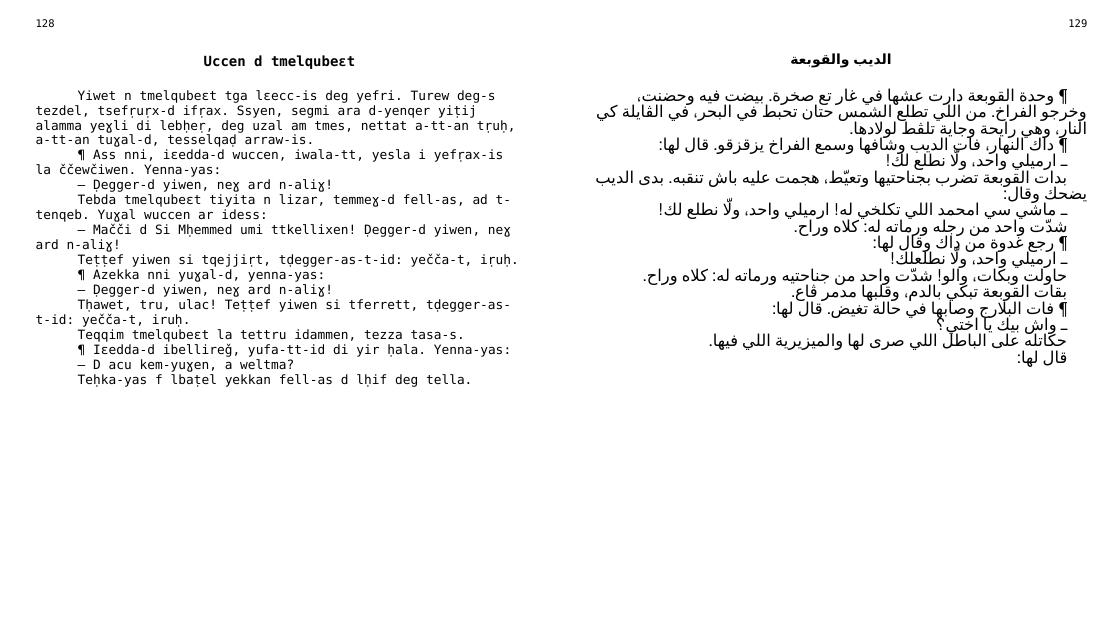
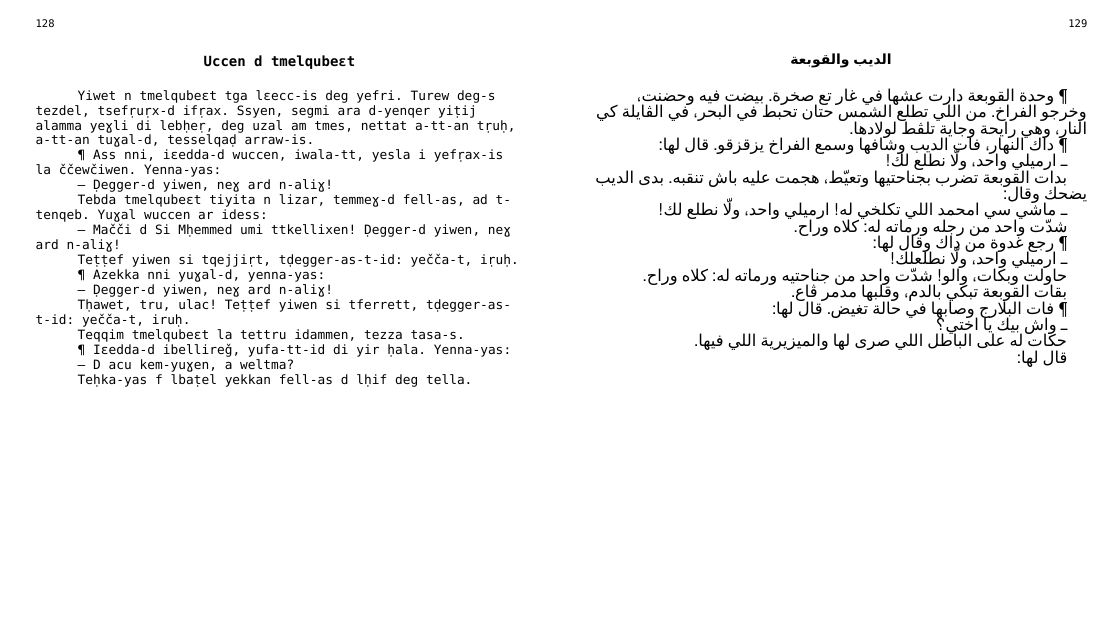
Before and after one commit to sferhah/tamacahut_n_wuccen, a slide deck: slide 61 of Uccen.ConsoleApp/Resources/pptx/uccen.arq.pptx. Drawn at 1120x630 pixels with LibreOffice and Linux fonts; fonts in the diff are those of the drawing. Boxes give left, top, right and bottom in pixels: in the first picture for what was removed or moved away, otherwise in the second. Text is boxed around its words. In the diff, an @@ line names an element or a change of style, - is before the commit and + after.

```diff
--- a/Uccen.ConsoleApp/Resources/pptx/uccen.arq.pptx
+++ b/Uccen.ConsoleApp/Resources/pptx/uccen.arq.pptx
@@ table at <box>27,13,1096,607</box> @@
-row 3, column 3: ¶ وحدة القوبعة دارت عشها في غار تع صخرة. بيضت فيه وحضنت، وخرجو الفراخ. من اللي تطلع الشمس حتان تحبط في البحر، في الڨايلة كي النار، وهي رايحة وجاية تلڨط لولادها. / ¶ داك النهار، فات الديب وشافها وسمع الفراخ يزقزقو. قال لها: / ـ ارميلي واحد، ولّا نطلع لك! / بدات القوبعة تضرب بجناحتيها وتعيّط، هجمت عليه باش تنقبه. بدى الديب يضحك وقال: / ـ ماشي سي امحمد اللي تكلخي له! ارميلي واحد، ولّا نطلع لك! / شدّت واحد من رجله ورماته له: كلاه وراح. / ¶ رجع غدوة من داك وقال لها: / ـ ارميلي واحد، ولّا نطلعلك! / حاولت وبكات، والو! شدّت واحد من جناحتيه ورماته له: كلاه وراح. / بقات القوبعة تبكي بالدم، وقلبها مدمر ڨاع. / ¶ فات البلارج وصابها في حالة تغيض. قال لها: / ـ واش بيك يا اختي؟ / حكاتله على الباطل اللي صرى لها والميزيرية اللي فيها. / قال لها:
+row 3, column 3: ¶ وحدة القوبعة دارت عشها في غار تع صخرة. بيضت فيه وحضنت، وخرجو الفراخ. من اللي تطلع الشمس حتان تحبط في البحر، في الڨايلة كي النار، وهي رايحة وجاية تلڨط لولادها. / ¶ داك النهار، فات الديب وشافها وسمع الفراخ يزقزقو. قال لها: / ـ ارميلي واحد، ولّا نطلع لك! / بدات القوبعة تضرب بجناحتيها وتعيّط، هجمت عليه باش تنقبه. بدى الديب يضحك وقال: / ـ ماشي سي امحمد اللي تكلخي له! ارميلي واحد، ولّا نطلع لك! / شدّت واحد من رجله ورماته له: كلاه وراح. / ¶ رجع غدوة من داك وقال لها: / ـ ارميلي واحد، ولّا نطلعلك! / حاولت وبكات، والو! شدّت واحد من جناحتيه ورماته له: كلاه وراح. / بقات القوبعة تبكي بالدم، وقلبها مدمر ڨاع. / ¶ فات البلارج وصابها في حالة تغيض. قال لها: / ـ واش بيك يا اختي؟ / حكات له على الباطل اللي صرى لها والميزيرية اللي فيها. / قال لها:
```
Also in this commit, not shown: 5 other slides changed, 1 other file.
